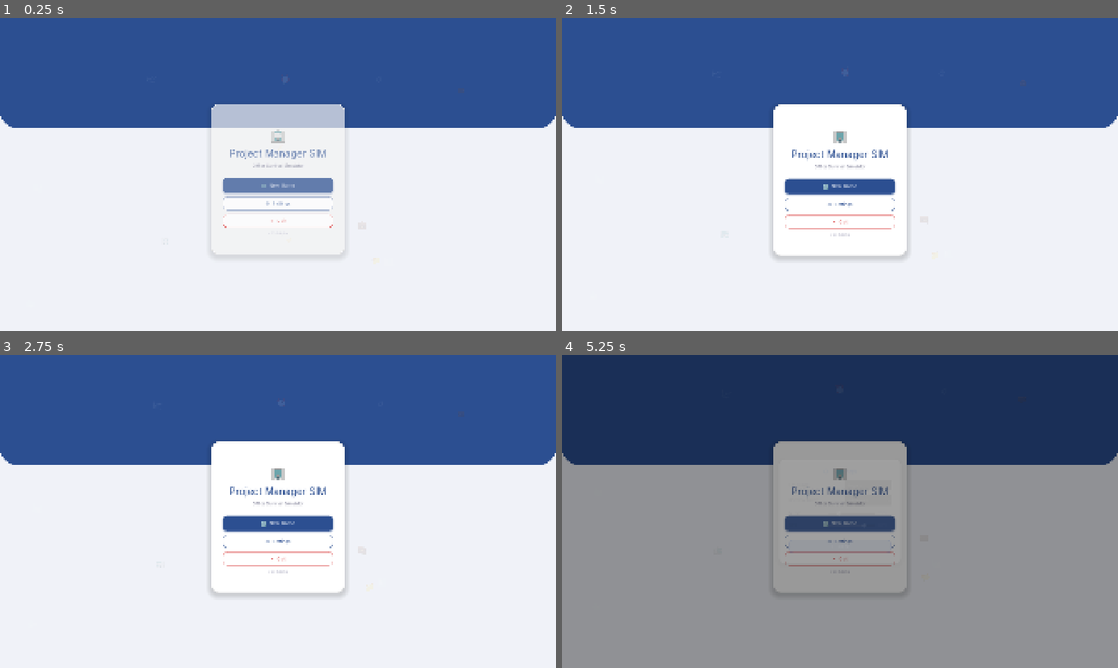
Above: before the commit, frames 1-4 (two rows, left to right).
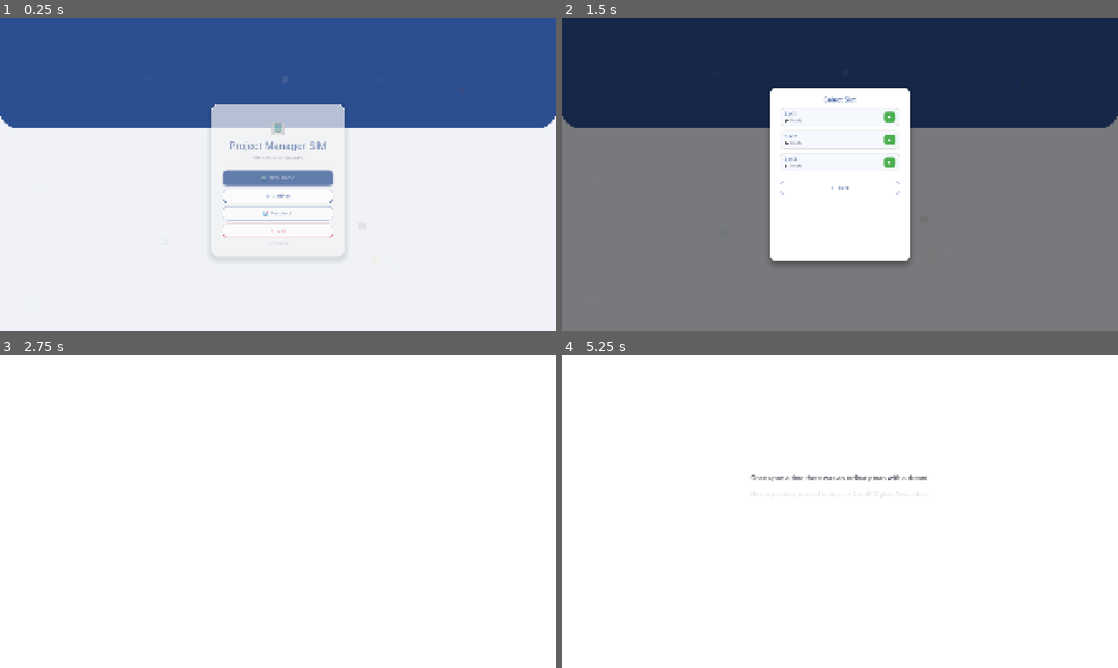
Above: after the commit, the same moments.

Repository: Esca69/project-manager-sim
Game: Godot game, scene res://Scenes/main_menu.tscn
The game is run twice, just before and just after one commit, with the same random seed, the same clock (stepped at 60 frames per second) and the same inputs. Sound files missing from this copy of the repository are replaced by a short silence.
Inputs (mouse positions are in pixels of both pictures, inside the frame that each line leads up to):
- Up to frame 1 (0.25 s): no input
- Up to frame 2 (1.5 s): click "🆕 New Game" at 0.5 s; click "🆕 New Game" at 1.25 s
- Up to frame 3 (2.75 s): click (328, 455) at 2 s, where only the run after the commit has a clickable "▶"
- Up to frame 4 (5.25 s): click (840, 542) at 2.75 s, where only the run before the commit has a clickable "⚙ Settings"; click (867, 486) at 3.5 s, where only the run before the commit has a clickable "English"; click (867, 498) at 4.25 s, where only the run before the commit has a clickable "Windowed"; click (840, 545) at 5 s, where only the run before the commit has a clickable "← Back"

The runs differ from the first frame. In frame 1, 2.5% of the frame differs, in the area x 38-62%, y 33-76%; in frame 2, 91%; in frame 3, 36%; in frame 4, 100%, in the area x 0-100%, y 0-100%.

Commit message:
Add Feedback button with pulsating animation to pause and main menus
Agent-Logs-Url: https://github.com/Esca69/project-manager-sim/sessions/76dbe777-5ce9-45d9-bd99-e15e233be415

Co-authored-by: Esca69 <259692183+Esca69@users.noreply.github.com>

Diff:
--- a/Localization/translations.csv
+++ b/Localization/translations.csv
@@ -413,6 +413,7 @@
 MENU_CONTINUE,Продолжить,Continue
 MENU_NEW_GAME,Новая игра,New Game
 MENU_SETTINGS,Настройки,Settings
+MENU_FEEDBACK,Фидбек,Feedback
 MENU_QUIT,Выход,Quit
 MENU_LOADING,Загрузка...,Loading...
 MENU_LANGUAGE,Язык,Language
--- a/Scripts/main_menu.gd
+++ b/Scripts/main_menu.gd
@@ -18,6 +18,8 @@
 const COLOR_CARD_BG = Color(1, 1, 1, 1)
 const COLOR_CARD_BORDER = Color(0.878, 0.878, 0.878, 1)
 
+const FEEDBACK_URL = "https://docs.google.com/forms/d/e/1FAIpQLSc0JJVKE4665icJ70x1Ja4zuT2KmqCOHURLNbHD2nMHHXE98A/viewform?usp=dialog"
+
 # Ноды
 var _bg: ColorRect
 var _particles_container: Control
@@ -28,8 +30,11 @@
 var _btn_new_game: Button
 var _btn_load_game: Button
 var _btn_settings: Button
+var _btn_feedback: Button
 var _btn_quit: Button
 var _version_label: Label
+
+var _feedback_tween: Tween
 
 # Настройки
 var _settings_panel: PanelContainer
@@ -201,6 +206,12 @@
 	_btn_settings.pressed.connect(_on_settings_pressed)
 	vbox.add_child(_btn_settings)
 
+	# === КНОПКА "ФИДБЕК" ===
+	_btn_feedback = _create_menu_button_outline(tr("MENU_FEEDBACK"), COLOR_PRIMARY, "📝  ")
+	_btn_feedback.pressed.connect(func(): OS.shell_open(FEEDBACK_URL))
+	vbox.add_child(_btn_feedback)
+	_start_feedback_pulse()
+
 	# === КНОПКА "ВЫХОД" ===
 	_btn_quit = _create_menu_button_outline(tr("MENU_QUIT"), COLOR_DANGER, "✕  ")
 	_btn_quit.pressed.connect(_on_quit_pressed)
@@ -229,6 +240,14 @@
 	_build_error_popup()
 
 # === СОЗДАНИЕ КНОПОК ===
+
+func _start_feedback_pulse():
+	if _feedback_tween:
+		_feedback_tween.kill()
+	_feedback_tween = create_tween()
+	_feedback_tween.set_loops()
+	_feedback_tween.tween_property(_btn_feedback, "modulate:a", 0.6, 0.8).set_ease(Tween.EASE_IN_OUT).set_trans(Tween.TRANS_SINE)
+	_feedback_tween.tween_property(_btn_feedback, "modulate:a", 1.0, 0.8).set_ease(Tween.EASE_IN_OUT).set_trans(Tween.TRANS_SINE)
 
 func _create_menu_button(text: String, bg_color: Color, hover_color: Color, text_color: Color, prefix: String = "") -> Button:
 	var btn = Button.new()
--- a/Scripts/pause_menu.gd
+++ b/Scripts/pause_menu.gd
@@ -12,12 +12,17 @@
 const COLOR_TEXT_DARK = Color(0.15, 0.15, 0.2, 1)
 const COLOR_TEXT_MUTED = Color(0.45, 0.45, 0.55, 1)
 
+const FEEDBACK_URL = "https://docs.google.com/forms/d/e/1FAIpQLSc0JJVKE4665icJ70x1Ja4zuT2KmqCOHURLNbHD2nMHHXE98A/viewform?usp=dialog"
+
 var _is_open: bool = false
 var _dim: ColorRect
 var _panel: PanelContainer
 var _btn_resume: Button
 var _btn_settings: Button
+var _btn_feedback: Button
 var _btn_main_menu: Button
+
+var _feedback_tween: Tween
 
 # Настройки (вложенная панель)
 var _settings_panel: PanelContainer
@@ -110,6 +115,12 @@
 	_btn_settings.pressed.connect(_open_settings)
 	vbox.add_child(_btn_settings)
 
+	# --- Кнопка "Фидбек" ---
+	_btn_feedback = _make_button_outline(tr("MENU_FEEDBACK"), COLOR_PRIMARY, "📝  ")
+	_btn_feedback.pressed.connect(func(): OS.shell_open(FEEDBACK_URL))
+	vbox.add_child(_btn_feedback)
+	_start_feedback_pulse()
+
 	# --- Кнопка "В главное меню" ---
 	_btn_main_menu = _make_button_outline(tr("PAUSE_MAIN_MENU"), COLOR_DANGER, "🏠  ")
 	_btn_main_menu.pressed.connect(_on_main_menu_pressed)
@@ -119,6 +130,14 @@
 	_build_settings_panel()
 
 # === КНОПКИ ===
+
+func _start_feedback_pulse():
+	if _feedback_tween:
+		_feedback_tween.kill()
+	_feedback_tween = create_tween()
+	_feedback_tween.set_loops()
+	_feedback_tween.tween_property(_btn_feedback, "modulate:a", 0.6, 0.8).set_ease(Tween.EASE_IN_OUT).set_trans(Tween.TRANS_SINE)
+	_feedback_tween.tween_property(_btn_feedback, "modulate:a", 1.0, 0.8).set_ease(Tween.EASE_IN_OUT).set_trans(Tween.TRANS_SINE)
 
 func _make_button_filled(text: String, bg_color: Color, hover_color: Color, prefix: String = "") -> Button:
 	var btn = Button.new()
